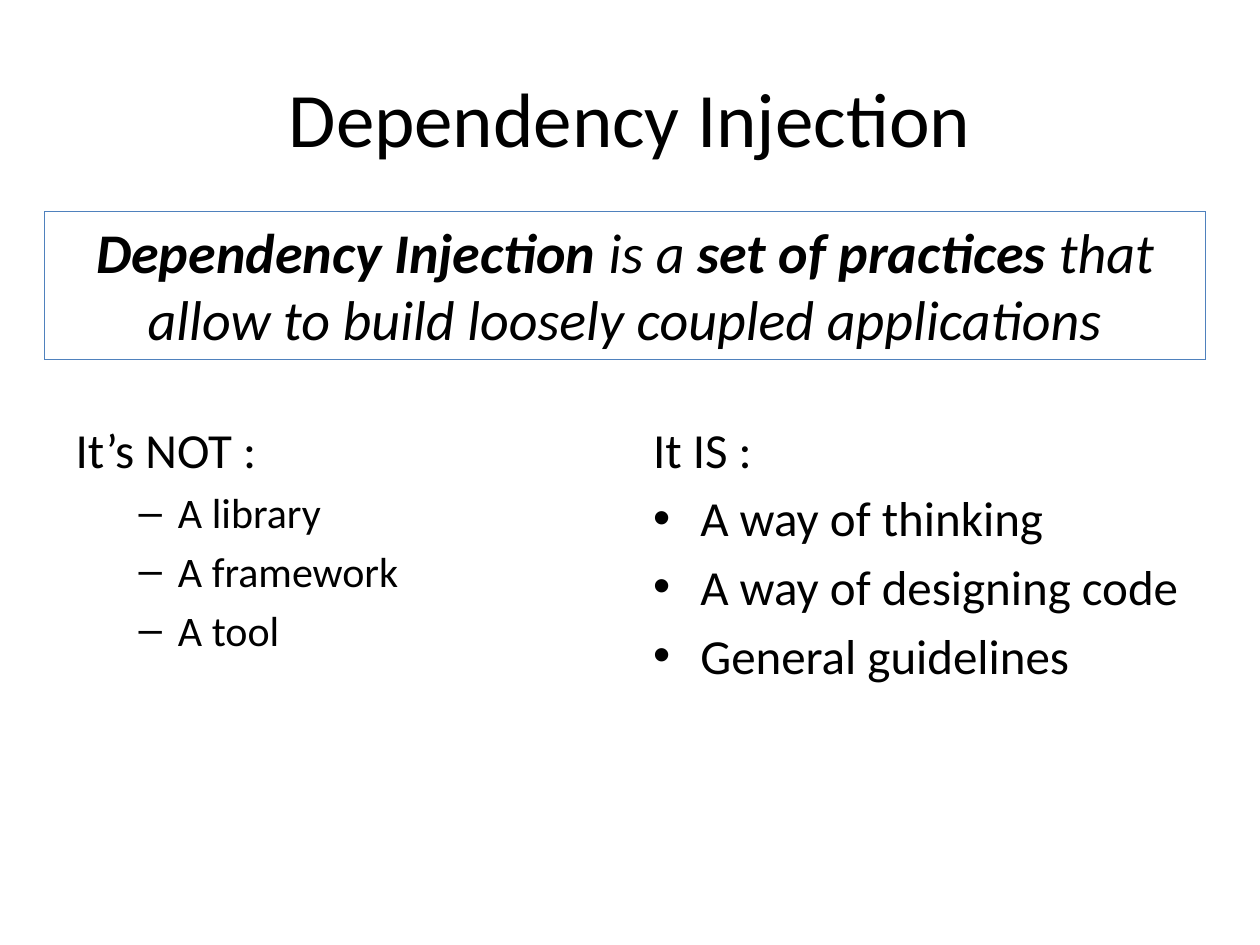
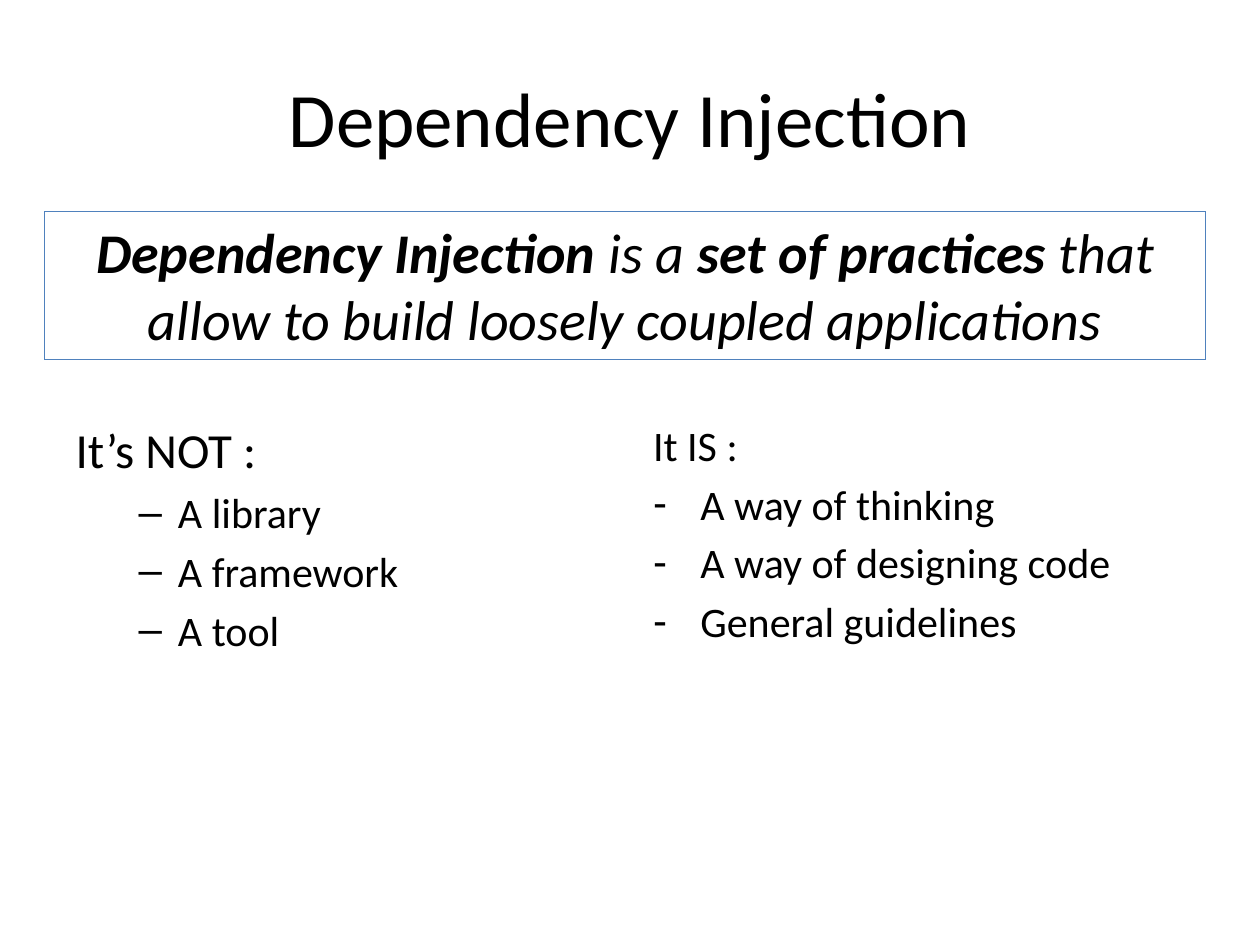
Before and after one commit to tsimbalar/DependencyInjectionTheRightWay, a slide deck: slide 7 of Dependency Injection - the right way.pptx. Drawn at 1260x945 pixels with LibreOffice and Linux fonts; fonts in the diff are those of the drawing. Boxes give left, top, right and bottom in pixels: in the first picture for what was removed or moved away, otherwise in the second. Text is boxed around its words. In the diff, an @@ line names an element or a change of style, - is before the commit and + after.

```diff
--- a/Dependency Injection - the right way.pptx
+++ b/Dependency Injection - the right way.pptx
@@ text "It IS :" at (x1=653, y1=433, x2=1111, y2=645): size 28 to 24 pt; bullet • to - @@
```
Also in this commit, not shown: 4 other slides changed, 5 slides added, 1 slide removed.
